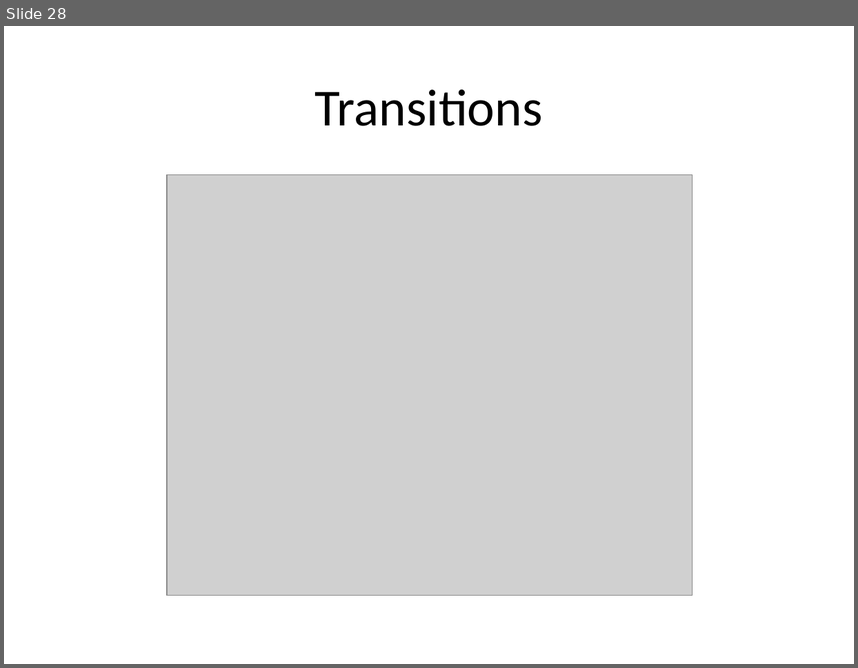
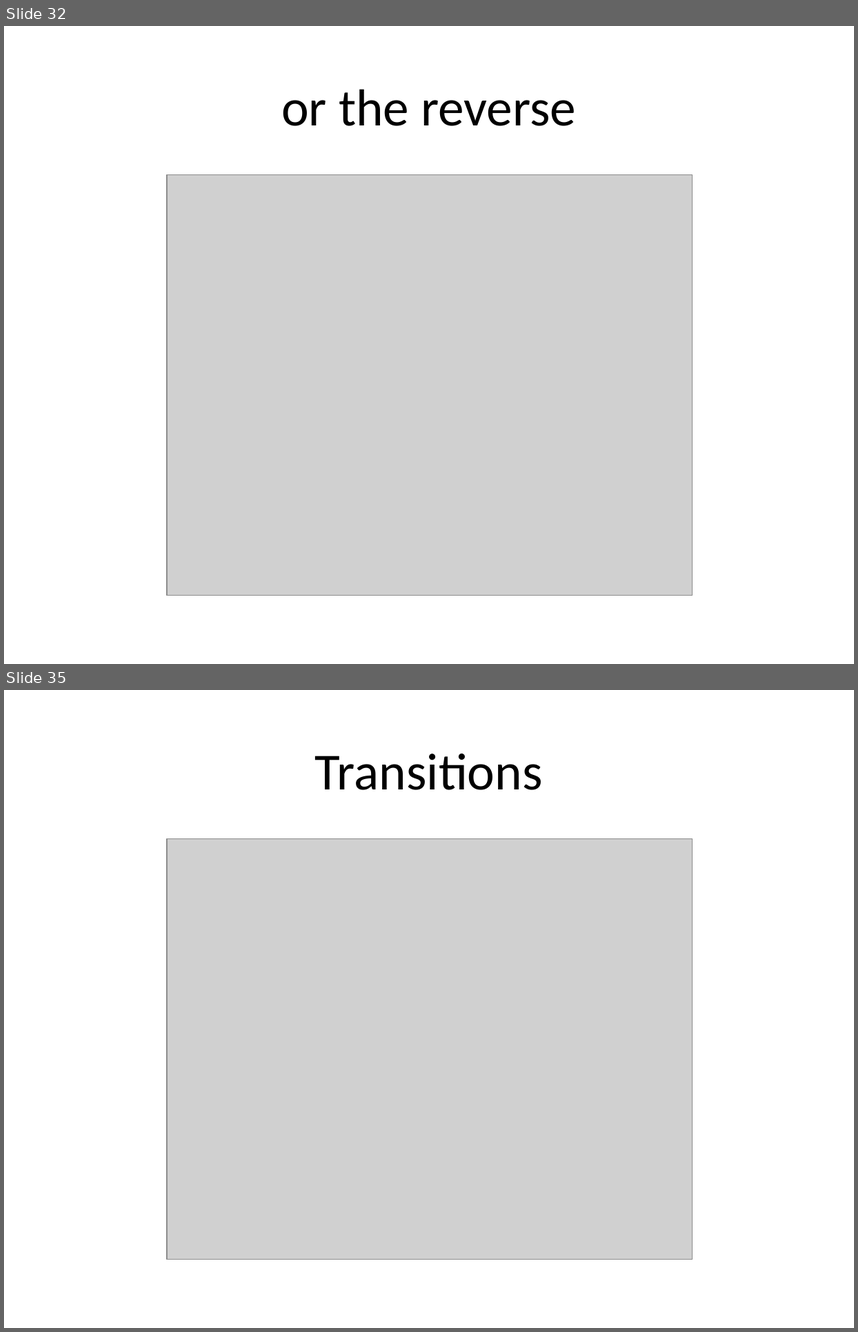
Before and after one commit to pmean/data-visualization, a slide deck: data-viz-02/src/data-visualization-02-bars.pptx. Shown one above the other, each under a label of ours: slide 28 before the commit, slides 32 and 35 after it; the slides between them are not shown. The pictures are 858x668 and 858x1332 pixels, drawn with LibreOffice and Linux fonts; fonts in the diff are those of the drawing; grey boxes stand for pictures. Boxes give left, top, right and bottom in pixels: in the first picture for what was removed or moved away, otherwise in the second. Text is boxed around its words. In the diff, an @@ line names an element or a change of style, - is before the commit and + after.

```diff
--- a/data-viz-02/src/data-visualization-02-bars.pptx
+++ b/data-viz-02/src/data-visualization-02-bars.pptx
@@ slide 32 added at box(4, 26, 854, 664), background #FFFFFF @@
@@ title added at box(281, 89, 576, 126), 44 pt, text #000000 @@
+or the reverse
@@ picture added at box(168, 175, 693, 595) @@
@@ what was slide 28 is now slide 35 @@
```
Also in this commit, not shown: 6 other slides added, 29 other files.
